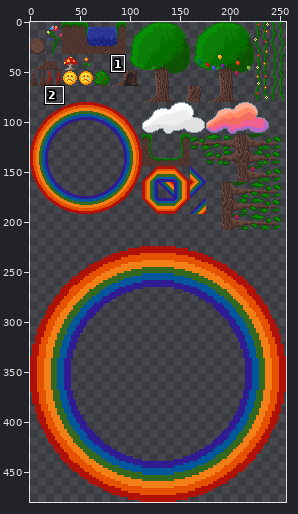
Sprite sheet -- assets/tiles/forest_tiles.png. Above: a wide view before the commit, with the close-up outlined.
Close-up. Before:
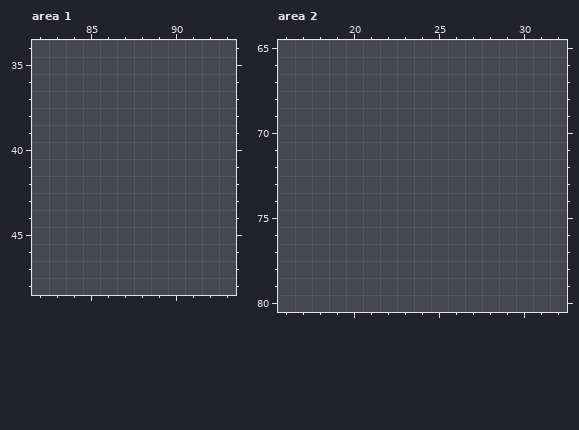
The file is 256x480 pixels. Shown: area 1: x 82..93, y 34..48; area 2: x 16..32, y 65..80. The commit also changed other parts of the picture, which this record leaves out.
After the commit:
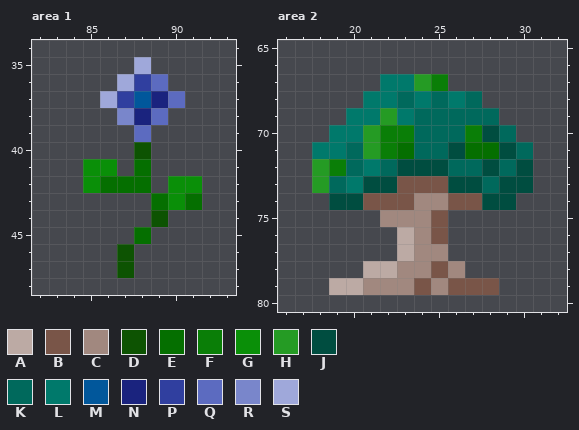
Palette (. is transparent): A #bcaaa4  B #795548  C #a1887f  D #0d5302  E #056f00  F #0a7e07  G #0a8f08  H #259b24  J #004d40  K #00695c  L #00796b  M #01579b  N #1a237e  P #303f9f  Q #5c6bc0  R #7986cb  S #9fa8da
Changes in this commit:
--- area 1
@@ x 82..93 @@
 34 ............
-35 ............
-36 ............
-37 ............
-38 ............
-39 ............
-40 ............
-41 ............
-42 ............
-43 ............
-44 ............
-45 ............
-46 ............
-47 ............
+35 ......S.....
+36 .....SPQ....
+37 ....SPMNQ...
+38 .....RNQ....
+39 ......Q.....
+40 ......D.....
+41 ...GG.E.....
+42 ...GEEE.GG..
+43 .......EGE..
+44 .......D....
+45 ......E.....
+46 .....D......
+47 .....D......
 48 ............
--- area 2
@@ x 16..32 @@
 66 .................
-67 .................
-68 .................
-69 .................
-70 .................
-71 .................
-72 .................
-73 .................
-74 .................
-75 .................
-76 .................
-77 .................
-78 .................
-79 .................
+67 ......LLHF.......
+68 .....LLKLKLK.....
+69 ....LLHLKKKKK....
+70 ...LLHFFKKKFJK...
+71 ..LLKHFEKKJEEJK..
+72 ..HFKLKJJJKKJKJ..
+73 ..HKLJJBBBJJKJJ..
+74 ...JJBBBCCBBJJ...
+75 ......CCCB.......
+76 .......ACB.......
+77 .......ACC.......
+78 .....AACCBC......
+79 ...AACCCBCBBB....
 80 .................
Boxes around the changes in both close-ups, in picture pixels (x1, y1, x2, y2):
added: (83, 57, 202, 278)
added: (312, 74, 533, 295)
